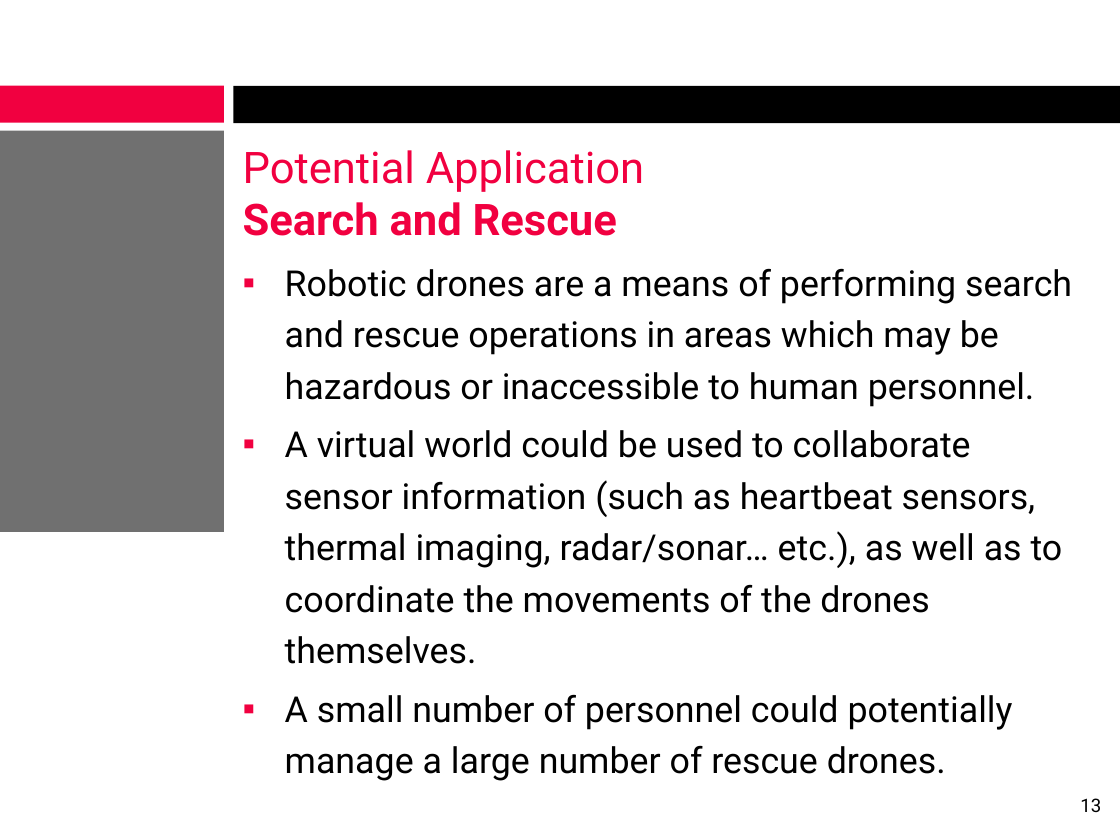
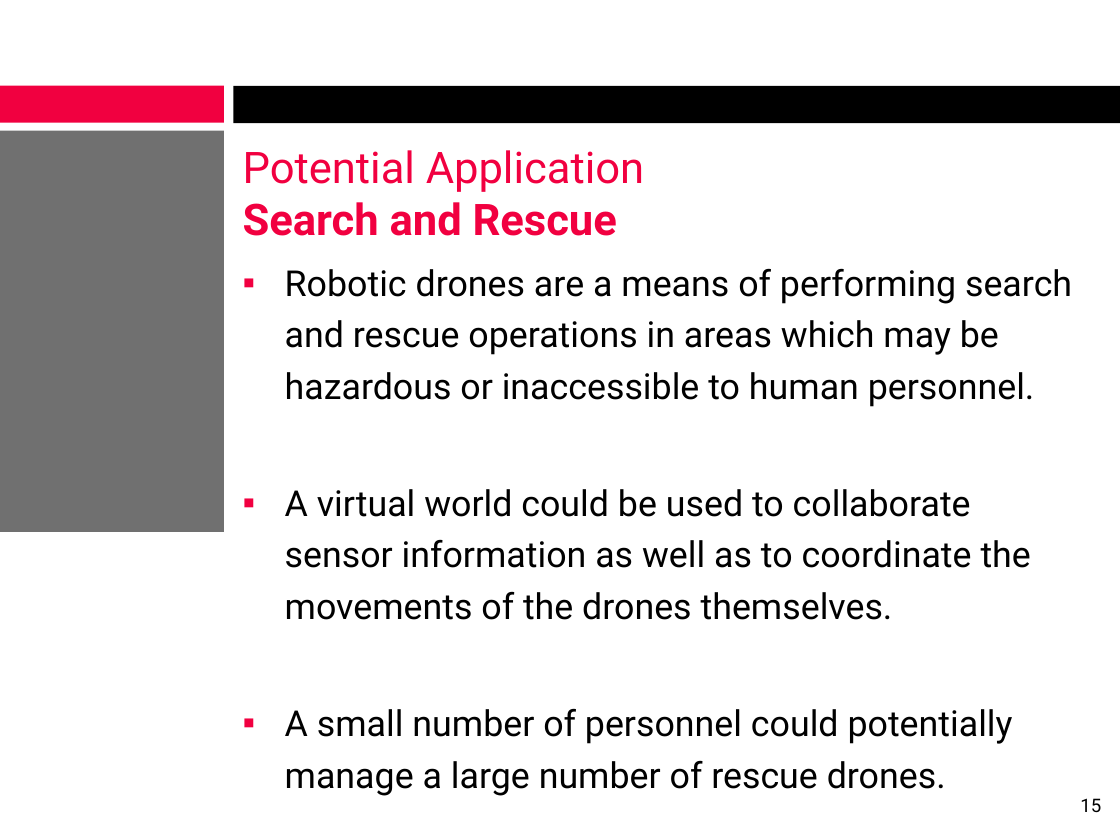
Before and after one commit to alexcraig/RoboWars, a slide deck: slide 15 of docs/presentation_slides/RoboWarsPresentation_AlexCraig.pptx (slide 13 before the commit). Drawn at 1120x840 pixels with LibreOffice and Linux fonts; fonts in the diff are those of the drawing; background and template pictures are left out. Boxes give left, top, right and bottom in pixels: in the first picture for what was removed or moved away, otherwise in the second. Text is boxed around its words. In the diff, an @@ line names an element or a change of style, - is before the commit and + after.

```diff
--- a/docs/presentation_slides/RoboWarsPresentation_AlexCraig.pptx
+++ b/docs/presentation_slides/RoboWarsPresentation_AlexCraig.pptx
@@ text at (285, 489, 1031, 620): text changed @@
-▪ A virtual world could be used to collaborate sensor information (such as heartbeat sensors, thermal imaging, radar/sonar… etc.), as well as to coordinate the movements of the drones themselves.
+▪ A virtual world could be used to collaborate sensor information as well as to coordinate the movements of the drones themselves.
@@ page number at (1080, 798, 1101, 813): text changed @@
-13
+15
```
Also in this commit, not shown: 5 other slides changed, 2 slides added, 1 other file.
